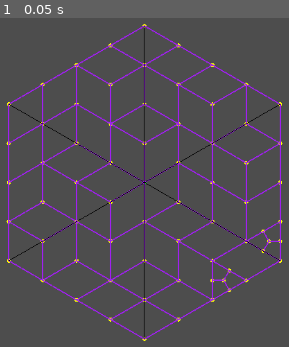
Above: before the commit, frame 1.
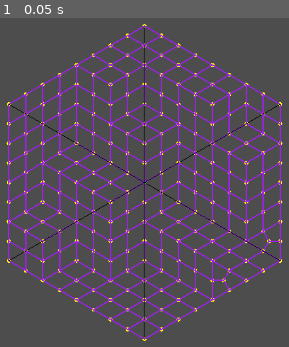
Above: after the commit, the same moment.

Repository: MarcusElg/GodotStalbergGrid
Game: Godot game, scene res://scene.tscn
The game is run twice, just before and just after one commit, with the same random seed, the same clock (stepped at 60 frames per second) and the same inputs.
Inputs:
- Up to frame 1 (0.05 s): no input

The runs differ from the first frame. In frame 1, 7.0% of the frame differs, in the area x 2-98%, y 4-96%.

Commit message:
Subdivide quads

Diff:
--- a/grid.gd
+++ b/grid.gd
@@ -15,7 +15,12 @@
 func _ready() -> void:
 	generate_triangles()
 	dissolve_triangles()
-	subdivide_triangles()
+
+	var triangle_quads: Array[Vector4i] = subdivide_triangles()
+	var quad_quads: Array[Vector4i] = subdivide_quads()
+	quads.clear()
+	quads.append_array(triangle_quads)
+	quads.append_array(quad_quads)
 
 func generate_triangles():
 	for i: int in range(1, rings + 1):
@@ -107,25 +112,56 @@
 
 			break
 
-func subdivide_triangles() -> void:
+func subdivide_triangles() -> Array[Vector4i]:
+	var triangle_quads: Array[Vector4i] = []
+
 	for triangle: Vector3i in triangles:
 		# Create new vertices
 		var center_position: Vector2 = (vertices[triangle[0]] + vertices[triangle[1]] + vertices[triangle[2]]) / 3
-		var ab_center_position: Vector2 = (vertices[triangle[0]] + vertices[triangle[1]]) / 2
-		var bc_center_position: Vector2 = (vertices[triangle[1]] + vertices[triangle[2]]) / 2
-		var ca_center_position: Vector2 = (vertices[triangle[2]] + vertices[triangle[0]]) / 2
+		var edge_center_positions: Array[Vector2] = []
+
+		for i: int in range(3):
+			edge_center_positions.append((vertices[triangle[i]] + vertices[triangle[(i + 1) % 3]]) / 2)
 
 		vertices.append(center_position)
-		vertices.append(ab_center_position)
-		vertices.append(bc_center_position)
-		vertices.append(ca_center_position)
+
+		for i: int in range(3):
+			vertices.append(edge_center_positions[i])
+
+		for i in range(3):
+			triangle_quads.append(Vector4i(triangle[i], len(vertices) - (3 - i), len(vertices) - 4, len(vertices) - (1 + (3 - i) % 3)))
+
+
+	triangles.clear()
+
+	return triangle_quads
+
+func subdivide_quads() -> Array[Vector4i]:
+	var quad_quads: Array[Vector4i] = []
+
+	for quad: Vector4i in quads:
+		# Create new vertices
+		var center_position: Vector2 = (vertices[quad[0]] + vertices[quad[1]] + vertices[quad[2]] + vertices[quad[3]]) / 4
+		var edge_center_positions: Array[Vector2] = []
+
+		for i: int in range(4):
+			edge_center_positions.append((vertices[quad[i]] + vertices[quad[(i + 1) % 4]]) / 2)
+
+		vertices.append(center_position)
+
+		for i: int in range(4):
+			vertices.append(edge_center_positions[i])
 
 		# Create new quads
-		quads.append(Vector4i(triangle[0], len(vertices) - 3, len(vertices) - 4, len(vertices) - 1))
-		quads.append(Vector4i(triangle[1], len(vertices) - 2, len(vertices) - 4, len(vertices) - 3))
-		quads.append(Vector4i(triangle[2], len(vertices) - 1, len(vertices) - 4, len(vertices) - 2))
-
-	triangles.clear()
+		quad_quads.append(Vector4i(quad[0], len(vertices) - 4, len(vertices) - 5, len(vertices) - 1))
+		quad_quads.append(Vector4i(quad[1], len(vertices) - 3, len(vertices) - 5, len(vertices) - 4))
+		quad_quads.append(Vector4i(quad[2], len(vertices) - 2, len(vertices) - 5, len(vertices) - 3))
+		quad_quads.append(Vector4i(quad[3], len(vertices) - 1, len(vertices) - 5, len(vertices) - 2))
+
+		for i in range(4):
+			quad_quads.append(Vector4i(quad[i], len(vertices) - (4 - i), len(vertices) - 5, len(vertices) - (1 + (4 - i) % 4)))
+
+	return quad_quads
 
 func _add_edge_to_triangle_lookup(vertex1: int, vertex2: int, triangle: Vector3i, edge_triangle_lookup: Dictionary[Vector2i, Array]):
 	var index = _get_edge_index(vertex1, vertex2)
